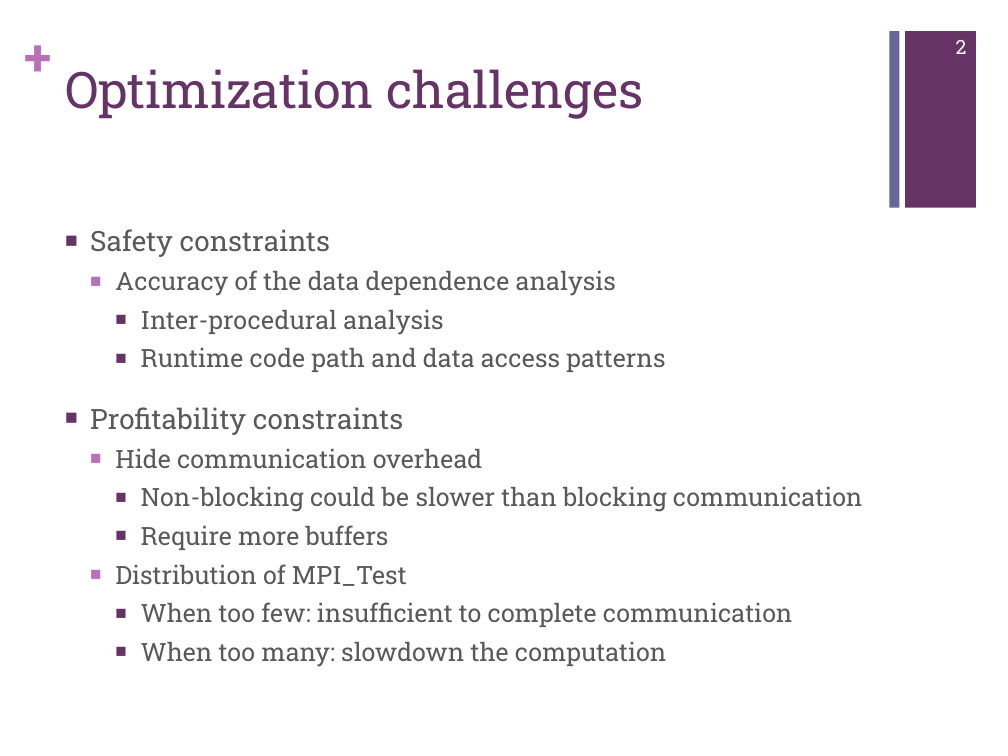
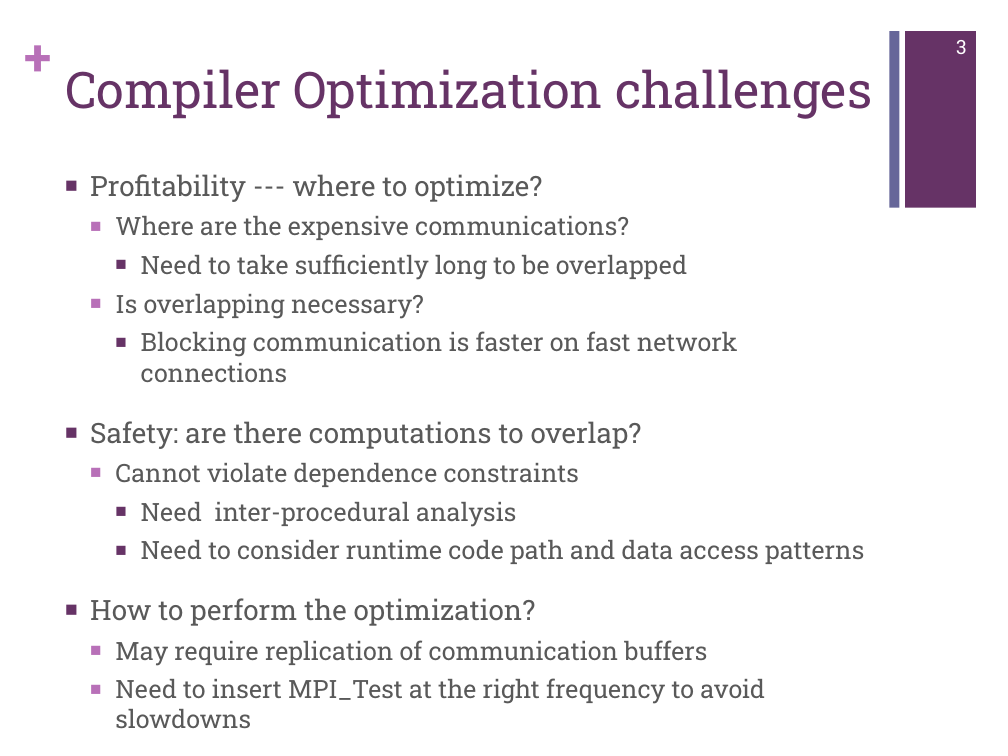
Before and after one commit to jichi-uccs/cco-paper, a slide deck: slide 3 of slides.pptx (slide 2 before the commit). Drawn at 1008x756 pixels with LibreOffice and Linux fonts; fonts in the diff are those of the drawing. Boxes give left, top, right and bottom in pixels: in the first picture for what was removed or moved away, otherwise in the second. Text is boxed around its words. In the diff, an @@ line names an element or a change of style, - is before the commit and + after.

```diff
--- a/slides.pptx
+++ b/slides.pptx
@@ page number at box(956, 40, 967, 54): text changed @@
-2
+3
@@ title at box(65, 69, 872, 119): text changed @@
-Optimization challenges
+Compiler Optimization challenges
@@ text at box(90, 174, 864, 728): text changed @@
-■ Safety constraints
-  ■ Accuracy of the data dependence analysis
-    ■ Inter-procedural analysis
-    ■ Runtime code path and data access patterns
-■ Profitability constraints
-  ■ Hide communication overhead
-    ■ Non-blocking could be slower than blocking communication
-    ■ Require more buffers
-  ■ Distribution of MPI_Test
-    ■ When too few: insufficient to complete communication
-    ■ When too many: slowdown the computation
+■ Profitability --- where to optimize?
+  ■ Where are the expensive communications?
+    ■ Need to take sufficiently long to be overlapped
+  ■ Is overlapping necessary?
+    ■ Blocking communication is faster on fast network connections
+■ Safety: are there computations to overlap?
+  ■ Cannot violate dependence constraints
+    ■ Need inter-procedural analysis
+    ■ Need to consider runtime code path and data access patterns
+■ How to perform the optimization?
+  ■ May require replication of communication buffers
+  ■ Need to insert MPI_Test at the right frequency to avoid slowdowns
```
Also in this commit, not shown: 11 other slides changed, 2 slides added.
